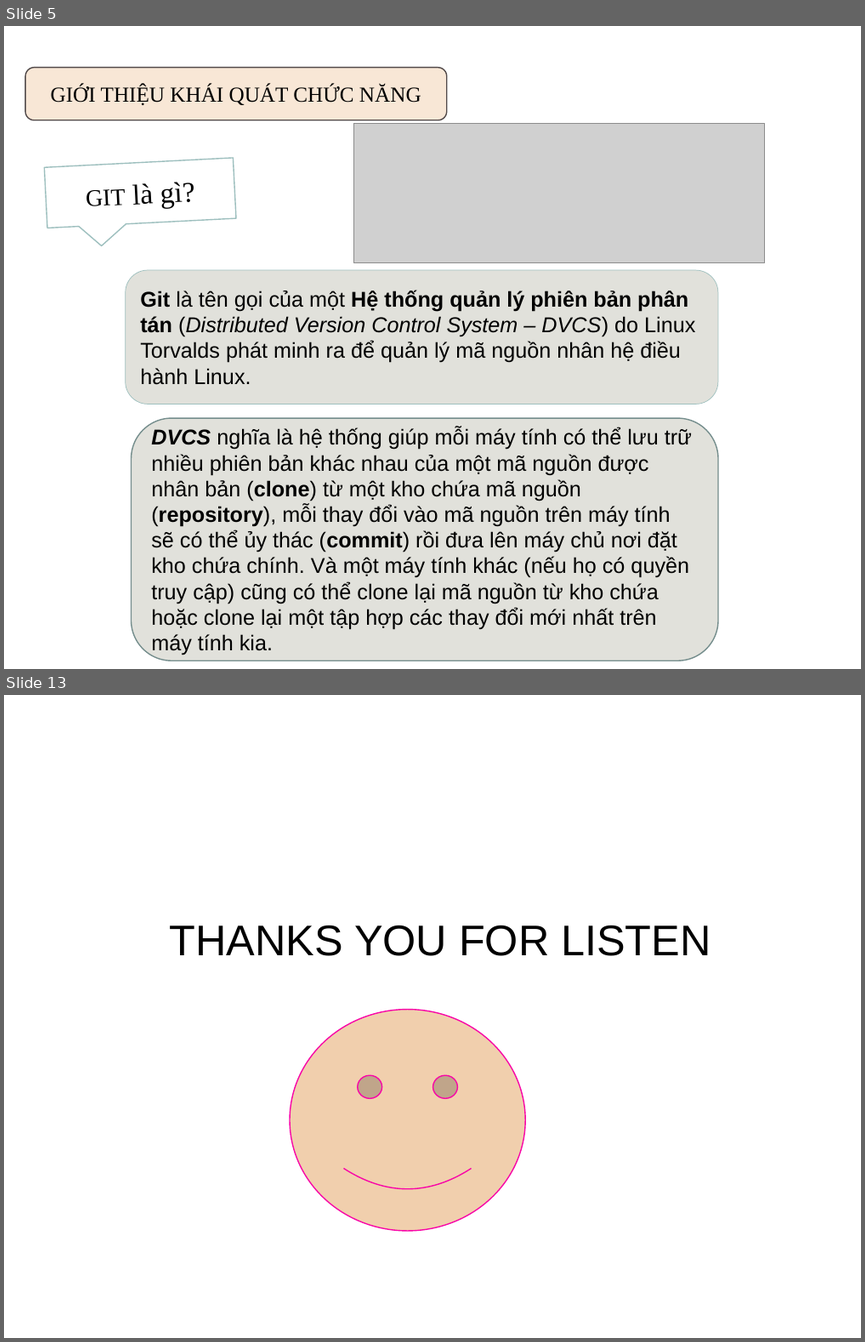
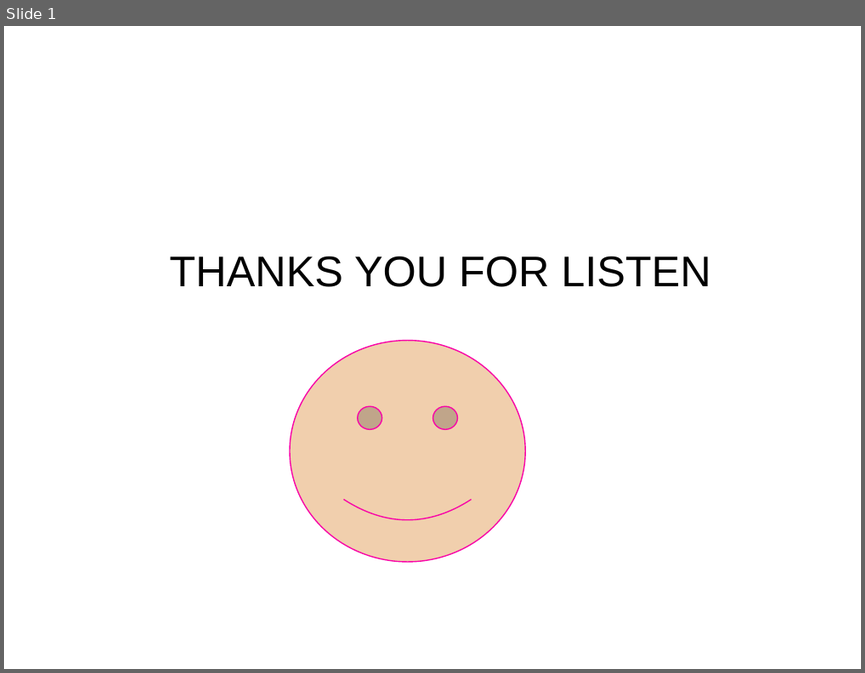
Before and after one commit to vothihoangyen/demo8-6-2017, a slide deck: 1.pptx. Shown one above the other, each under a label of ours: slides 5 and 13 before the commit, slide 1 after it; the slides between them are not shown. The pictures are 865x1342 and 865x673 pixels, drawn with LibreOffice and Linux fonts; fonts in the diff are those of the drawing; grey boxes stand for pictures; background and template pictures are left out. Boxes give left, top, right and bottom in pixels: in the first picture for what was removed or moved away, otherwise in the second. Text is boxed around its words. In the diff, an @@ line names an element or a change of style, - is before the commit and + after.

```diff
--- a/1.pptx
+++ b/1.pptx
@@ slide 5 removed at (4,26,861,669), background #FFFFFF; not listed: 1 template element that a slide beside it also shows @@
@@ rounded rectangle removed at (25,67,447,120) @@
-GIỚI THIỆU KHÁI QUÁT CHỨC NĂNG
@@ picture removed at (353,123,764,262) @@
@@ speech box removed at (45,158,236,227) @@
-GIT là gì?
@@ rounded rectangle removed at (126,270,719,404) @@
-Git là tên gọi của một Hệ thống quản lý phiên bản phân tán (Distributed Version Control System – DVCS) do Linux Torvalds phát minh ra để quản lý mã nguồn nhân hệ điều hành Linux.
@@ rounded rectangle removed at (131,418,718,660) @@
-DVCS nghĩa là hệ thống giúp mỗi máy tính có thể lưu trữ nhiều phiên bản khác nhau của một mã nguồn được nhân bản (clone) từ một kho chứa mã nguồn (repository), mỗi thay đổi vào mã nguồn trên máy tính sẽ có thể ủy thác (commit) rồi đưa lên máy chủ nơi đặt kho chứa chính. Và một máy tính khác (nếu họ có quyền truy cập) cũng có thể clone lại mã nguồn từ kho chứa hoặc clone lại một tập hợp các thay đổi mới nhất trên máy tính kia.
@@ what was slide 13 is now slide 1 @@
```
Also in this commit, not shown: 11 other slides removed.
